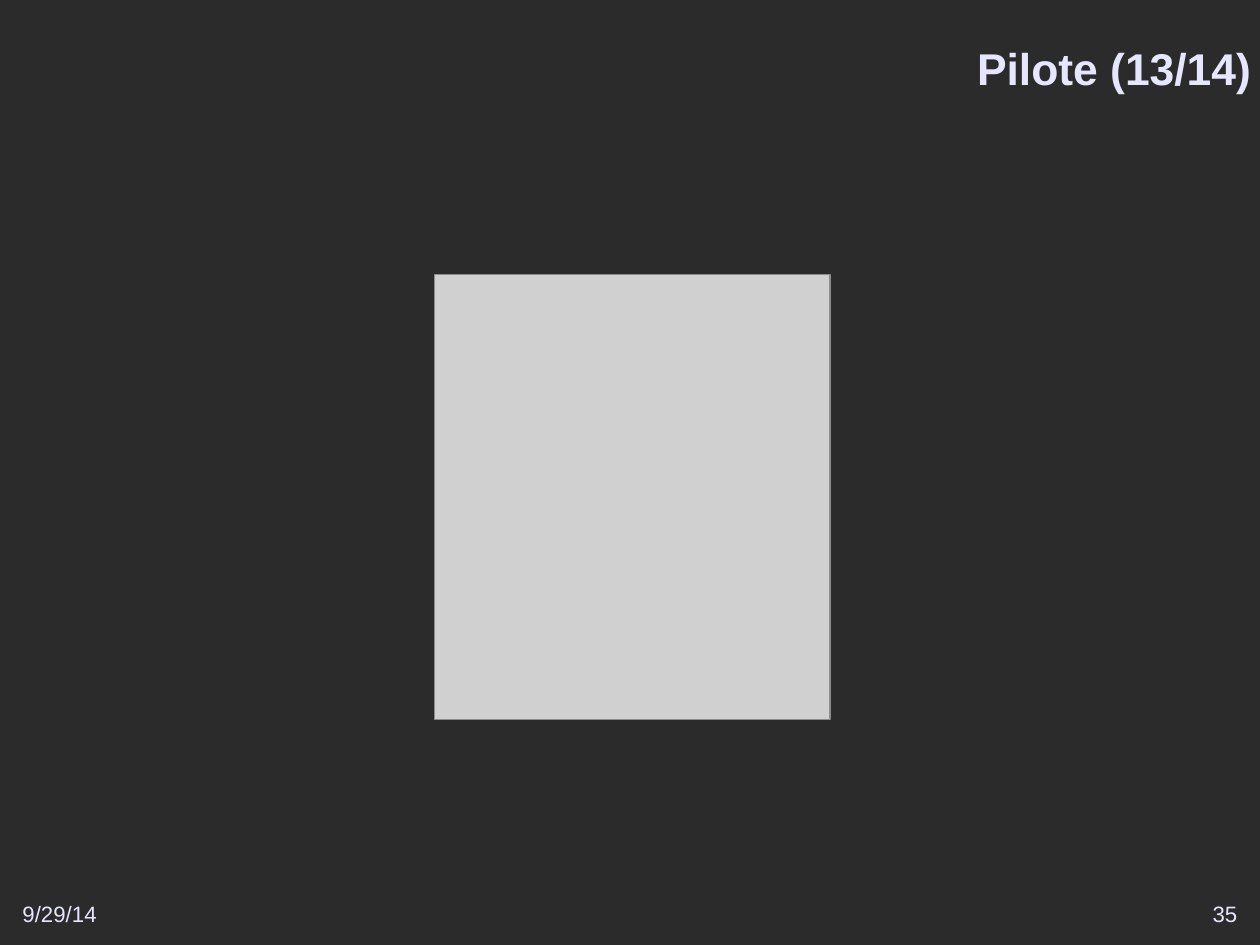
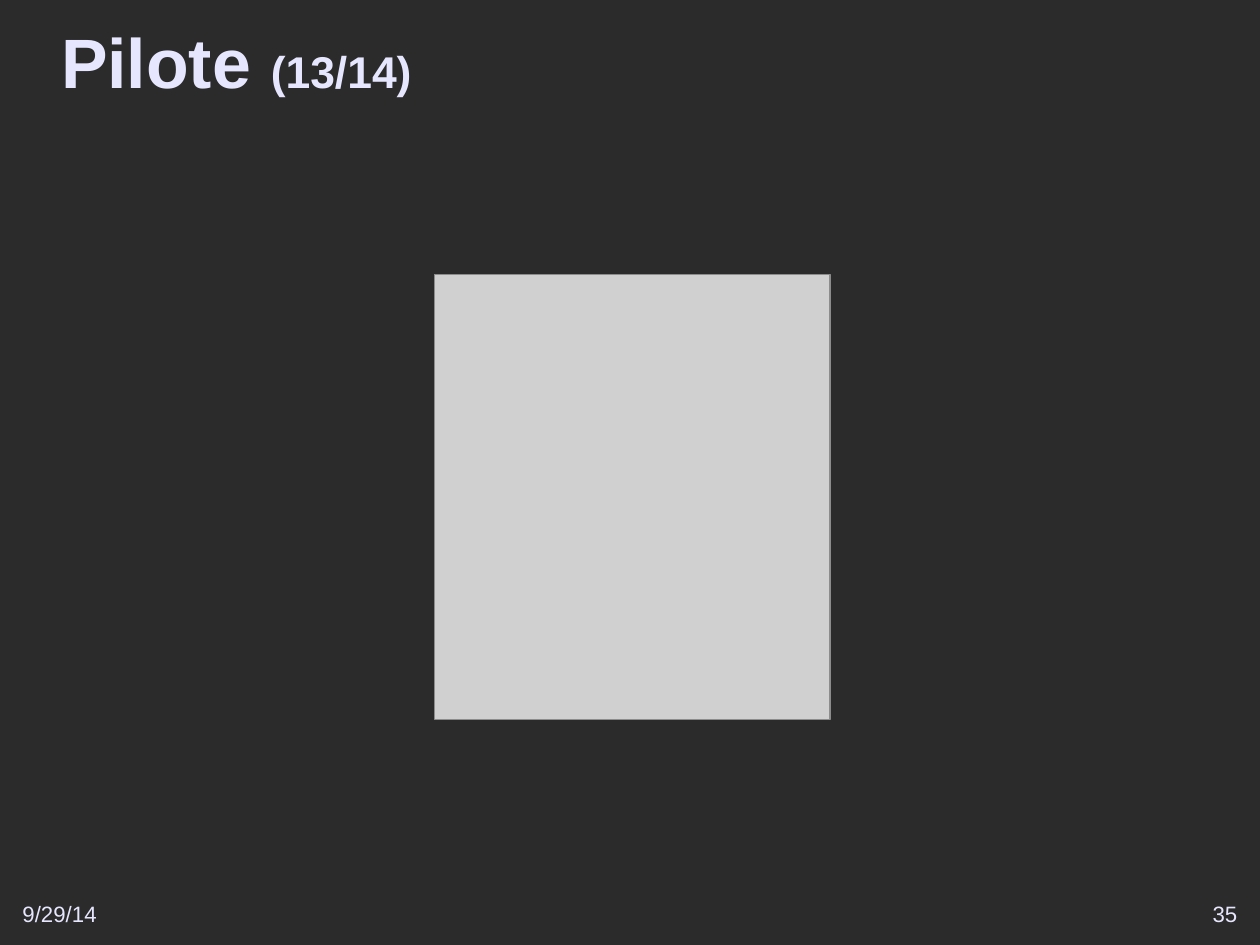
Before and after one commit to DSI-Ville-Noumea/sirh-kiosque-j2ee-old, a slide deck: slide 35 of src/site/resources/Vers_un_Kiosque_RH_J2EE.odp. Drawn at 1260x945 pixels with LibreOffice and Linux fonts; fonts in the diff are those of the drawing; grey boxes stand for pictures; background and template pictures are left out; a plain dark background stands for a picture behind light text. Boxes give left, top, right and bottom in pixels: in the first picture for what was removed or moved away, otherwise in the second. Text is boxed around its words. In the diff, an @@ line names an element or a change of style, - is before the commit and + after.

```diff
--- a/src/site/resources/Vers_un_Kiosque_RH_J2EE.odp
+++ b/src/site/resources/Vers_un_Kiosque_RH_J2EE.odp
@@ title "Pilote (13/14)": place and size @@
-title "Pilote (13/14)" at <box>977,52,1251,94</box>
+title "Pilote (13/14)" at <box>61,37,412,98</box>
@@ title "Pilote (13/14)" at <box>61,37,412,98</box>: size 28 to 44 pt in "Pilote" @@
```
Also in this commit, not shown: 27 other slides changed, 1 slide removed.
